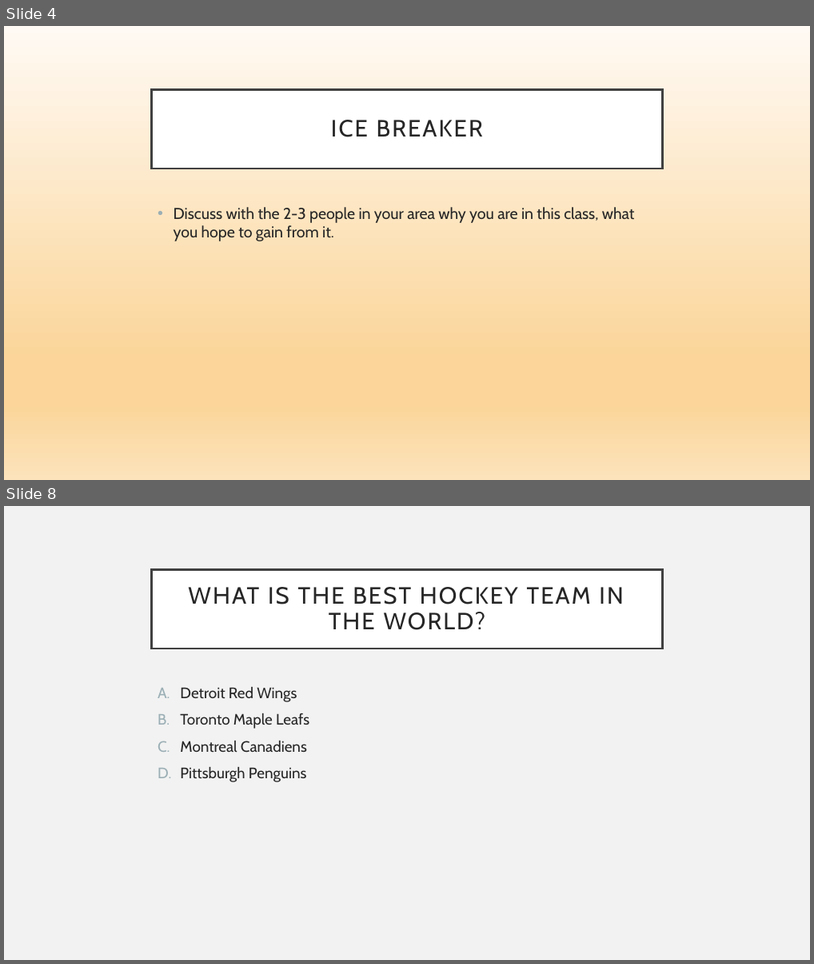
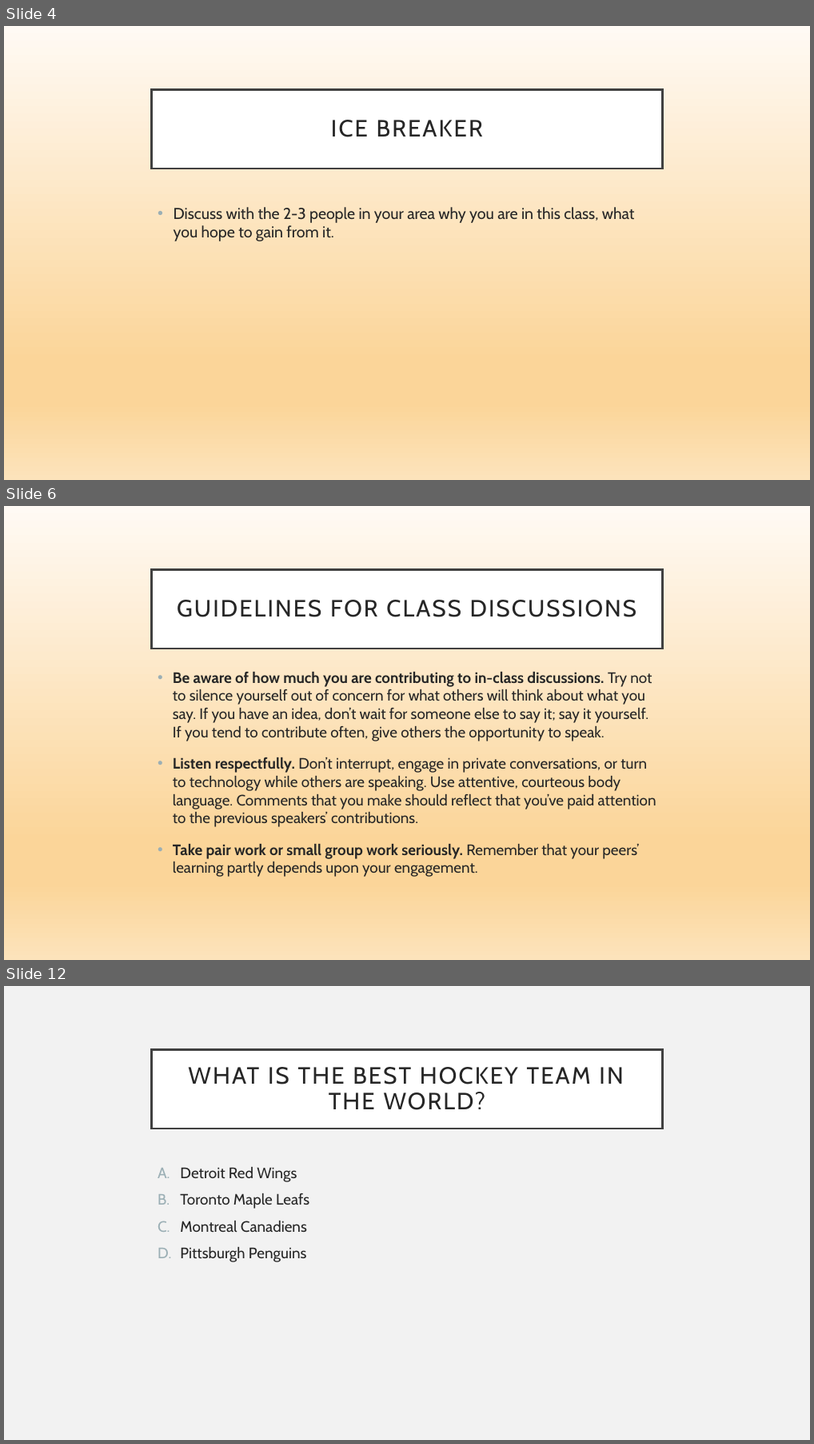
Before and after one commit to detricksnyder/TeachingLectures, a slide deck: Michigan/PUBLHLTH403/Lecture 1- Syllabus Review.pptx. Shown one above the other, each under a label of ours: slides 4 and 8 before the commit, slides 4, 6 and 12 after it; the slides between them are not shown. The pictures are 814x964 and 814x1444 pixels, drawn with LibreOffice and Linux fonts; fonts in the diff are those of the drawing. Boxes give left, top, right and bottom in pixels: in the first picture for what was removed or moved away, otherwise in the second. Text is boxed around its words. In the diff, an @@ line names an element or a change of style, - is before the commit and + after.

```diff
--- a/Michigan/PUBLHLTH403/Lecture 1- Syllabus Review.pptx
+++ b/Michigan/PUBLHLTH403/Lecture 1- Syllabus Review.pptx
@@ slide 6 added at box(4, 506, 810, 960), background gradient #FFFAF4 to #FBD599 to #FCE3BB @@
@@ title added at box(152, 569, 662, 648), fill #FFFFFF, outline #404040 2.5 pt, 28 pt, text #262626 @@
+GUIDELINES FOR CLASS DISCUSSIONS
@@ text added at box(173, 672, 657, 876), 18 pt, text #262626 @@
+• Be aware of how much you are contributing to in-class discussions. Try not to silence yourself out of concern for what others will think about what you say. If you have an idea, don’t wait for someone else to say it; say it yourself. If you tend to contribute often, give others the opportunity to speak.
+• Listen respectfully. Don’t interrupt, engage in private conversations, or turn to technology while others are speaking. Use attentive, courteous body language. Comments that you make should reflect that you’ve paid attention to the previous speakers’ contributions.
+• Take pair work or small group work seriously. Remember that your peers’ learning partly depends upon your engagement.
@@ what was slide 8 is now slide 12 @@
```
Also in this commit, not shown: 5 slides changed, 4 other slides added, 1 other file.
